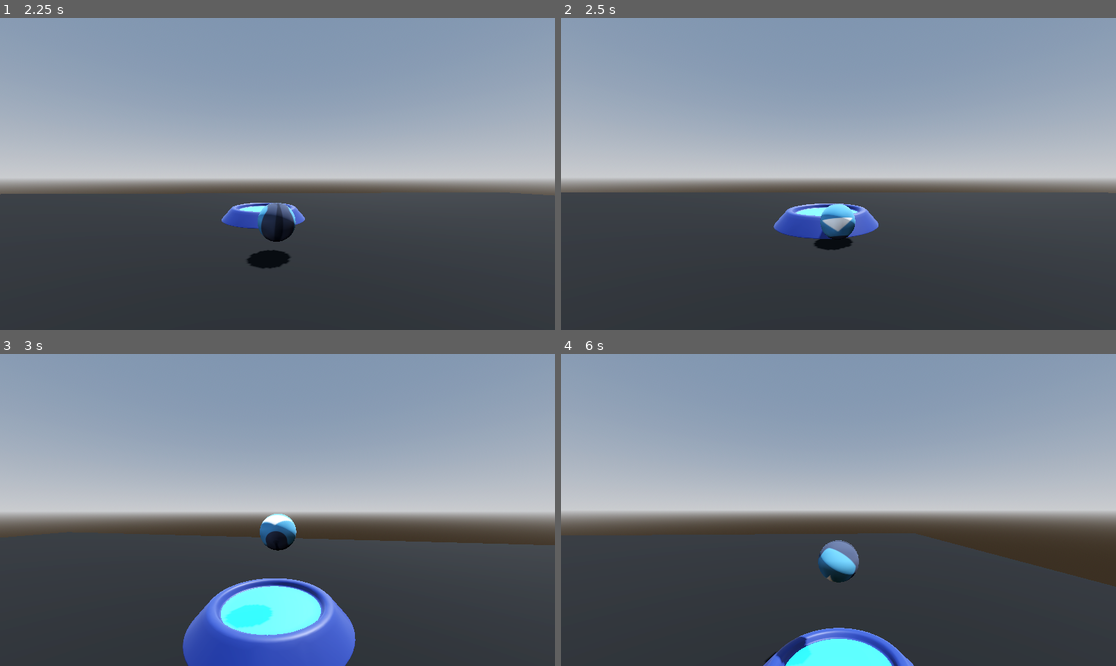
Above: before the commit, frames 1-4 (two rows, left to right).
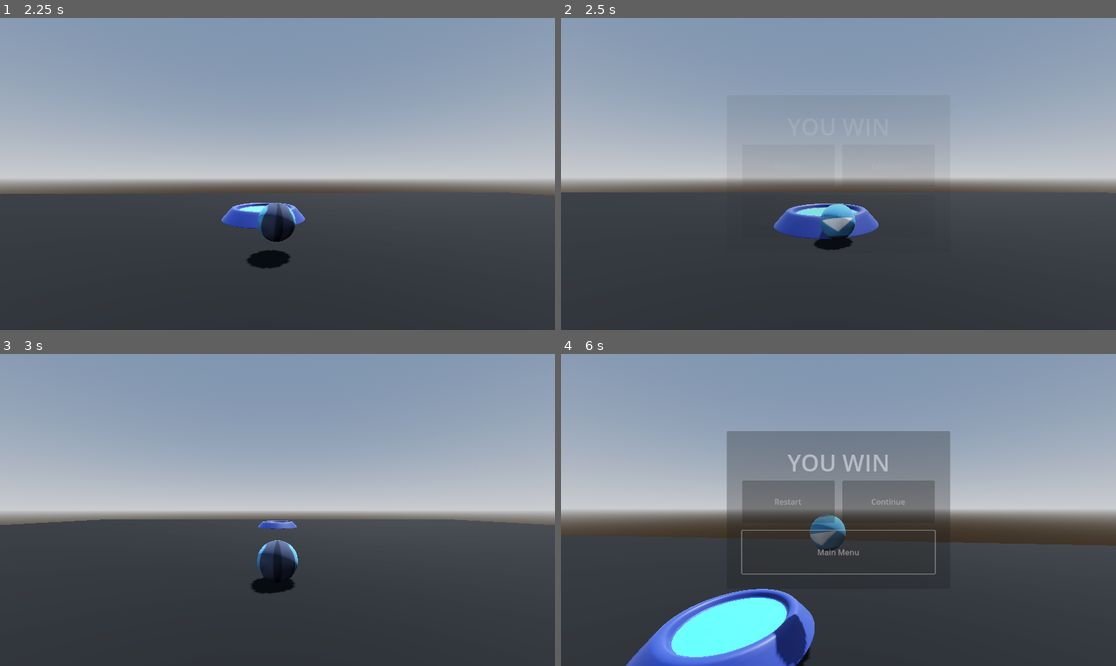
Above: after the commit, the same moments.

Repository: ddon-dev/tiki-boost
Game: Godot game, scene res://scenes/levels/Proto.tscn
The game is run twice, just before and just after one commit, with the same random seed, the same clock (stepped at 60 frames per second) and the same inputs. The engine's default icon, where the game draws it, is replaced by a stand-in: a white triangle on a blue panel in a dark square.
Inputs (mouse positions are in pixels of both pictures, inside the frame that each line leads up to):
- Up to frame 1 (2.25 s): tap Enter at 0.5 s; move the mouse to (305, 174) at 0.52 s; hold W (forward) from 0.53 s (still down); click (305, 174) at 0.6 s; click (305, 174) at 0.77 s; click (305, 174) at 1.07 s; move the mouse to (249, 174) at 1.27 s; tap Space at 1.35 s; click (249, 174) at 1.52 s; click (249, 174) at 1.55 s; click (249, 174) at 1.82 s; move the mouse to (288, 167) at 2.02 s; click (288, 167) at 2.1 s
- Up to frame 2 (2.5 s): keep holding W (forward)
- Up to frame 3 (3 s): release W (forward) at 2.75 s; click (227, 500) at 2.75 s, where only the run after the commit has a clickable "Restart"
- Up to frame 4 (6 s): move the mouse to (832, 516) at 3.52 s; hold W (forward) 3.53-5.75 s; tap Space at 3.6, 5.1 s; click (832, 516) at 3.77 s; click (832, 516) at 3.8 s; click (832, 516) at 4.07 s; move the mouse to (877, 513) at 4.27 s; click (877, 513) at 4.35 s; click (877, 513) at 4.52 s; click (877, 513) at 4.82 s; move the mouse to (794, 506) at 5.02 s; click (794, 506) at 5.27 s; click (794, 506) at 5.3 s; click (794, 506) at 5.57 s; click (838, 553) at 5.75 s, where only the run after the commit has a clickable "Main Menu"

Frame 1 is identical in both runs. In frame 2, 0.4% of the frame differs, in the area x 40-58%, y 59-67%; in frame 3, 12%; in frame 4, 23%, in the area x 11-100%, y 24-100%.

Commit message:
refactor, fixed accumulating jump force bug, improved grounded check logic

Diff:
--- a/assets/shaders/marble_shader.gdshader
+++ /dev/null
@@ -1,66 +0,0 @@
-/*
-	大理石シェーダー by あるる（きのもと 結衣）
-	Marble Shader by Yui Kinomoto @arlez80
-
-	MIT License
-*/
-shader_type spatial;
-// render_mode;
-
-uniform vec4 light_color = vec4( 0.9529411764705882, 0.95683485641634156, 0.981563153113511153, 1.0 );
-uniform vec4 dark_color = vec4( 0.4196078431372549, 0.4196078431372549, 0.4196078431372549, 1.0 );
-
-uniform float front_random_scale = 11.6;
-uniform float back_random_scale = -6.12;
-uniform float front_marble_scale = 15.4;
-uniform float back_marble_scale = 12.1;
-
-vec2 random( vec2 pos )
-{
-	return fract(
-		sin(
-			vec2(
-				dot(pos, vec2(12.9898,78.233))
-			,	dot(pos, vec2(-148.998,-65.233))
-			)
-		) * 43758.5453
-	);
-}
-
-float value_noise( vec2 pos )
-{
-	vec2 p = floor( pos );
-	vec2 f = fract( pos );
-
-	float v00 = random( p + vec2( 0.0, 0.0 ) ).x;
-	float v10 = random( p + vec2( 1.0, 0.0 ) ).x;
-	float v01 = random( p + vec2( 0.0, 1.0 ) ).x;
-	float v11 = random( p + vec2( 1.0, 1.0 ) ).x;
-
-	vec2 u = f * f * ( 3.0 - 2.0 * f );
-
-	return mix( mix( v00, v10, u.x ), mix( v01, v11, u.x ), u.y );
-}
-
-float noise_tex( vec2 p )
-{
-	return (
-		value_noise( p * 0.984864 ) * 0.5
-	+	value_noise( p * 2.543 ) * 0.25
-	+	value_noise( p * 9.543543 ) * 0.125
-	+	value_noise( p * 21.65436 ) * 0.0625
-	+	value_noise( p * 42.0 ) * 0.03125
-	+	value_noise( p * 87.135148 ) * 0.015625
-	+	value_noise( p * 340.66534654 ) * 0.0078125
-	);
-}
-
-void fragment( )
-{
-	float a = noise_tex( UV * front_random_scale );
-	float b = noise_tex( UV * back_random_scale );
-
-	ALBEDO = mix( dark_color, light_color, clamp( abs( cos( a * front_marble_scale ) + sin( b * back_marble_scale ) * 0.4 ), 0.0, 1.0 ) ).rgb;
-	METALLIC = 0.35;
-	ROUGHNESS = 0.02;
-}
--- a/project.godot
+++ b/project.godot
@@ -19,7 +19,9 @@
 
 folder_colors={
 "res://assets/": "blue",
-"res://scenes/": "red"
+"res://autoloads/": "purple",
+"res://scenes/": "red",
+"res://scripts/": "yellow"
 }
 
 [input]
@@ -47,7 +49,7 @@
 jump={
 "deadzone": 0.2,
 "events": [Object(InputEventMouseButton,"resource_local_to_scene":false,"resource_name":"","device":-1,"window_id":0,"a …(253 unchanged characters)…
-]
+, null]
 }
 sprint={
 "deadzone": 0.2,
--- a/scenes/levels/Proto.tscn
+++ b/scenes/levels/Proto.tscn
@@ -1,7 +1,9 @@
-[gd_scene load_steps=7 format=3 uid="uid://r5802t4ayrt0"]
+[gd_scene load_steps=9 format=3 uid="uid://r5802t4ayrt0"]
 
 [ext_resource type="PackedScene" uid="uid://bguscvtdsubse" path="res://scenes/player/Player.tscn" id="1_a6j5x"]
+[ext_resource type="Script" uid="uid://b8fx2gpqpf8tp" path="res://scripts/levels/level_manager.gd" id="2_rsu2w"]
 [ext_resource type="PackedScene" uid="uid://c1bkxh8p1litp" path="res://scenes/objects/FinishPoint.tscn" id="2_u1lr8"]
+[ext_resource type="PackedScene" uid="uid://c5teqd0w4tca1" path="res://scenes/ui/ProtoWinScreen.tscn" id="3_4t2bw"]
 
 [sub_resource type="StandardMaterial3D" id="StandardMaterial3D_6gjf6"]
 albedo_color = Color(0, 0, 0, 1)
@@ -21,6 +23,10 @@
 
 [node name="Proto" type="Node3D"]
 
+[node name="LevelManager" type="Node" parent="."]
+unique_name_in_owner = true
+script = ExtResource("2_rsu2w")
+
 [node name="Terrain" type="Node" parent="."]
 
 [node name="Ground" type="CSGBox3D" parent="Terrain"]
@@ -31,29 +37,37 @@
 collision_mask = 0
 size = Vector3(64, 1, 64)
 
-[node name="CSGBox3D" type="CSGBox3D" parent="Terrain"]
-transform = Transform3D(1, 0, 0, 0, 1, 0, 0, 0, 1, 0, 0, 15)
+[node name="CSGCylinder3D" type="CSGCylinder3D" parent="Terrain"]
+transform = Transform3D(1, 0, 0, 0, 1, 0, 0, 0, 1, 0, 0, 19.759386)
+use_collision = true
+collision_layer = 2
+radius = 3.0
+sides = 50
+
+[node name="CSGBox3D" type="CSGBox3D" parent="Terrain/CSGCylinder3D"]
+transform = Transform3D(1, 0, 0, 0, 1, 0, 0, 0, 1, 0, 0, 2.0473633)
+operation = 1
 use_collision = true
 collision_layer = 2
 collision_mask = 0
 size = Vector3(5, 1, 1)
 
-[node name="CSGBox3D2" type="CSGBox3D" parent="Terrain"]
-transform = Transform3D(1, 0, 0, 0, 1, 0, 0, 0, 1, 0, 0, 11)
+[node name="CSGBox3D2" type="CSGBox3D" parent="Terrain/CSGCylinder3D/CSGBox3D"]
+transform = Transform3D(1, 0, 0, 0, 1, 0, 0, 0, 1, 0, 0, -4)
 use_collision = true
 collision_layer = 2
 collision_mask = 0
 size = Vector3(5, 1, 1)
 
-[node name="CSGBox3D3" type="CSGBox3D" parent="Terrain"]
-transform = Transform3D(-4.371139e-08, 0, -1, 0, 1, 0, 1, 0, -4.371139e-08, -2, 0, 13)
+[node name="CSGBox3D3" type="CSGBox3D" parent="Terrain/CSGCylinder3D/CSGBox3D"]
+transform = Transform3D(-4.371139e-08, 0, -1, 0, 1, 0, 1, 0, -4.371139e-08, -2, 0, -2)
 use_collision = true
 collision_layer = 2
 collision_mask = 0
 size = Vector3(5, 1, 1)
 
-[node name="CSGBox3D4" type="CSGBox3D" parent="Terrain"]
-transform = Transform3D(-4.371139e-08, 0, -1, 0, 1, 0, 1, 0, -4.371139e-08, 2, 0, 13)
+[node name="CSGBox3D4" type="CSGBox3D" parent="Terrain/CSGCylinder3D/CSGBox3D"]
+transform = Transform3D(-4.371139e-08, 0, -1, 0, 1, 0, 1, 0, -4.371139e-08, 2, 0, -2)
 use_collision = true
 collision_layer = 2
 collision_mask = 0
@@ -66,7 +80,13 @@
 transform = Transform3D(-0.8660254, -0.43301278, 0.25, 0, 0.49999997, 0.86602545, -0.50000006, 0.75, -0.43301266, 0, 0, 0)
 shadow_enabled = true
 
-[node name="PlayerRigidBody" parent="." instance=ExtResource("1_a6j5x")]
+[node name="Player" parent="." instance=ExtResource("1_a6j5x")]
 
 [node name="FinishPoint" parent="." instance=ExtResource("2_u1lr8")]
 transform = Transform3D(1, 0, 0, 0, 1, 0, 0, 0, 1, 0, -0.4208498, -16)
+
+[node name="UI" type="CanvasLayer" parent="."]
+
+[node name="ProtoWinScreen" parent="UI" instance=ExtResource("3_4t2bw")]
+visible = false
+modulate = Color(1, 1, 1, 0)
--- /dev/null
+++ b/scenes/objects/DeathZone.tscn
@@ -0,0 +1,15 @@
+[gd_scene load_steps=3 format=3 uid="uid://1tjylehjm63n"]
+
+[ext_resource type="Script" uid="uid://cpcl5cmmlu7xn" path="res://scripts/objects/death_zone.gd" id="1_c8b0k"]
+
+[sub_resource type="WorldBoundaryShape3D" id="WorldBoundaryShape3D_jj4px"]
+
+[node name="DeathZone" type="Node3D"]
+script = ExtResource("1_c8b0k")
+
+[node name="Area3D" type="Area3D" parent="."]
+
+[node name="CollisionShape3D" type="CollisionShape3D" parent="Area3D"]
+shape = SubResource("WorldBoundaryShape3D_jj4px")
+
+[connection signal="body_entered" from="Area3D" to="." method="_on_area_3d_body_entered"]
--- a/scenes/objects/FinishPoint.tscn
+++ b/scenes/objects/FinishPoint.tscn
@@ -1,7 +1,7 @@
 [gd_scene load_steps=4 format=3 uid="uid://c1bkxh8p1litp"]
 
-[ext_resource type="Script" uid="uid://sekcummsah5a" path="res://scenes/objects/finish_point.gd" id="1_2fa4v"]
-[ext_resource type="PackedScene" uid="uid://w0jfuhrs5lxo" path="res://assets/meshes/FinishPad.glb" id="1_rlt3t"]
+[ext_resource type="Script" uid="uid://sekcummsah5a" path="res://scripts/objects/finish_point.gd" id="1_2fa4v"]
+[ext_resource type="PackedScene" uid="uid://w0jfuhrs5lxo" path="res://assets/models/FinishPad.glb" id="1_rlt3t"]
 
 [sub_resource type="SphereShape3D" id="SphereShape3D_rlt3t"]
 radius = 3.0
--- a/scenes/objects/finish_point.gd
+++ /dev/null
@@ -1,5 +0,0 @@
-extends Node3D
-
-func _on_finish_area_body_entered(body: Node3D) -> void:
-	if body.owner.is_in_group("player"):
-		body.entered_level_finish_point.emit()
--- a/scenes/player/Player.tscn
+++ b/scenes/player/Player.tscn
@@ -1,9 +1,9 @@
 [gd_scene load_steps=9 format=3 uid="uid://bguscvtdsubse"]
 
 [ext_resource type="Texture2D" uid="uid://ce6yr0wy8nkns" path="res://icon.svg" id="1_g1eag"]
-[ext_resource type="Script" uid="uid://djiifaqjw6fvn" path="res://scenes/player/marble.gd" id="1_gmlin"]
-[ext_resource type="Script" uid="uid://cfnlnq2oyww3u" path="res://scenes/player/camera_container.gd" id="2_lr6ob"]
-[ext_resource type="Script" uid="uid://bfp2ypo23idxt" path="res://scenes/player/ground_check_ray.gd" id="4_524rm"]
+[ext_resource type="Script" uid="uid://djiifaqjw6fvn" path="res://scripts/player/marble.gd" id="1_gmlin"]
+[ext_resource type="Script" uid="uid://dmcm12douotfi" path="res://scripts/player/player.gd" id="1_tpg5x"]
+[ext_resource type="Script" uid="uid://cfnlnq2oyww3u" path="res://scripts/player/camera_container.gd" id="2_lr6ob"]
 
 [sub_resource type="PhysicsMaterial" id="PhysicsMaterial_lr6ob"]
 bounce = 0.5
@@ -15,7 +15,8 @@
 [sub_resource type="StandardMaterial3D" id="StandardMaterial3D_l0f2b"]
 albedo_texture = ExtResource("1_g1eag")
 
-[node name="PlayerRigidBody" type="Node3D" groups=["player"]]
+[node name="Player" type="Node3D" groups=["player"]]
+script = ExtResource("1_tpg5x")
 
 [node name="Marble" type="RigidBody3D" parent="."]
 unique_name_in_owner = true
@@ -32,7 +33,15 @@
 mesh = SubResource("SphereMesh_lkvwd")
 surface_material_override/0 = SubResource("StandardMaterial3D_l0f2b")
 
+[node name="GroundCheckRay" type="RayCast3D" parent="."]
+unique_name_in_owner = true
+target_position = Vector3(0, -0.7, 0)
+collision_mask = 2
+debug_shape_custom_color = Color(1, 0, 0, 1)
+debug_shape_thickness = 5
+
 [node name="CameraContainer" type="Node3D" parent="."]
+unique_name_in_owner = true
 script = ExtResource("2_lr6ob")
 
 [node name="HRotation" type="Node3D" parent="CameraContainer"]
@@ -49,11 +58,3 @@
 [node name="Camera3D" type="Camera3D" parent="CameraContainer/HRotation/VRotation/SpringArm3D"]
 unique_name_in_owner = true
 current = true
-
-[node name="GroundCheckRay" type="RayCast3D" parent="."]
-target_position = Vector3(0, -0.6, 0)
-collision_mask = 2
-script = ExtResource("4_524rm")
-
-[connection signal="entered_level_finish_point" from="Marble" to="Marble" method="on_level_finish_point"]
-[connection signal="entered_level_finish_point" from="Marble" to="CameraContainer" method="on_level_finish_point"]
--- a/scenes/player/ground_check_ray.gd
+++ /dev/null
@@ -1,11 +0,0 @@
-extends RayCast3D
-
-@onready var marble: Marble = %Marble
-
-func _physics_process(_delta: float) -> void:
-	global_position = marble.get_node("MeshInstance3D").global_position
-
-	if is_colliding():
-		marble.grounded = true
-	else:
-		marble.grounded = false
--- /dev/null
+++ b/scenes/ui/ProtoWinScreen.tscn
@@ -0,0 +1,75 @@
+[gd_scene load_steps=3 format=3 uid="uid://c5teqd0w4tca1"]
+
+[ext_resource type="Script" uid="uid://o0euwhh5gq4t" path="res://scripts/ui/proto_win_screen.gd" id="1_iywrl"]
+
+[sub_resource type="LabelSettings" id="LabelSettings_bhkeh"]
+font_size = 48
+
+[node name="WinScreen" type="Control"]
+layout_mode = 3
+anchors_preset = 15
+anchor_right = 1.0
+anchor_bottom = 1.0
+grow_horizontal = 2
+grow_vertical = 2
+script = ExtResource("1_iywrl")
+
+[node name="PanelContainer" type="PanelContainer" parent="."]
+layout_mode = 1
+anchors_preset = -1
+anchor_left = 0.2986111
+anchor_top = 0.24691358
+anchor_right = 0.7013889
+anchor_bottom = 0.75308645
+grow_horizontal = 2
+grow_vertical = 2
+metadata/_edit_use_anchors_ = true
+
+[node name="MarginContainer" type="MarginContainer" parent="PanelContainer"]
+layout_mode = 2
+theme_override_constants/margin_left = 32
+theme_override_constants/margin_top = 32
+theme_override_constants/margin_right = 32
+theme_override_constants/margin_bottom = 32
+
+[node name="VBoxContainer" type="VBoxContainer" parent="PanelContainer/MarginContainer"]
+layout_mode = 2
+alignment = 1
+
+[node name="YouWinLabel" type="Label" parent="PanelContainer/MarginContainer/VBoxContainer"]
+layout_mode = 2
+size_flags_horizontal = 4
+text = "YOU WIN"
+label_settings = SubResource("LabelSettings_bhkeh")
+horizontal_alignment = 1
+vertical_alignment = 1
+
+[node name="VBoxContainer" type="VBoxContainer" parent="PanelContainer/MarginContainer/VBoxContainer"]
+layout_mode = 2
+size_flags_vertical = 3
+theme_override_constants/separation = 16
+alignment = 1
+
+[node name="HBoxContainer" type="HBoxContainer" parent="PanelContainer/MarginContainer/VBoxContainer/VBoxContainer"]
+layout_mode = 2
+size_flags_vertical = 3
+theme_override_constants/separation = 16
+alignment = 1
+
+[node name="RestartButton" type="Button" parent="PanelContainer/MarginContainer/VBoxContainer/VBoxContainer/HBoxContainer"]
+unique_name_in_owner = true
+layout_mode = 2
+size_flags_horizontal = 3
+text = "Restart"
+
+[node name="ContinueButton" type="Button" parent="PanelContainer/MarginContainer/VBoxContainer/VBoxContainer/HBoxContainer"]
+unique_name_in_owner = true
+layout_mode = 2
+size_flags_horizontal = 3
+text = "Continue"
+
+[node name="MenuButton" type="Button" parent="PanelContainer/MarginContainer/VBoxContainer/VBoxContainer"]
+unique_name_in_owner = true
+layout_mode = 2
+size_flags_vertical = 3
+text = "Main Menu"
--- /dev/null
+++ b/scripts/levels/level_manager.gd
@@ -0,0 +1,6 @@
+class_name LevelManager extends Node
+
+@warning_ignore_start("unused_signal")
+signal level_finished
+
+# Lógica del reloj del nivel, puntaje y checkpoints
--- /dev/null
+++ b/scripts/objects/death_zone.gd
@@ -0,0 +1,5 @@
+extends Node3D
+
+func _on_area_3d_body_entered(body: Node3D) -> void:
+	if body is Player:
+		pass
--- /dev/null
+++ b/scripts/objects/finish_point.gd
@@ -0,0 +1,8 @@
+class_name FinishPoint extends Node3D
+
+@onready var level_manager: LevelManager = %LevelManager
+
+func _on_finish_area_body_entered(body: Node3D) -> void:
+	if body is Marble:
+		level_manager.level_finished.emit()
+		Input.set_mouse_mode(Input.MOUSE_MODE_VISIBLE)
--- a/scenes/player/camera_container.gd
+++ b/scripts/player/camera_container.gd
@@ -47,9 +47,3 @@
 			KEY_ESCAPE: Input.set_mouse_mode(Input.MOUSE_MODE_VISIBLE)
 			KEY_SPACE: Input.set_mouse_mode(Input.MOUSE_MODE_CAPTURED)
 			_: pass
-
-
-
-func on_level_finish_point() -> void:
-	level_finished = true
-	smooth_camera_tolerance = 0.1
--- a/scenes/player/marble.gd
+++ b/scripts/player/marble.gd
@@ -6,17 +6,17 @@
 @export var finish_decel: float = 0.25
 
 @onready var camera: Camera3D = %Camera3D
+@onready var ground_check_ray: RayCast3D = %GroundCheckRay
 
-@warning_ignore("unused_signal")
-signal entered_level_finish_point
-
-var grounded: bool
 var can_move: bool = true
 var level_finished: bool = false
 
 func _physics_process(delta: float) -> void:
+	ground_check_ray.global_position = global_position
+	ground_check_ray.force_raycast_update()
+
 	if can_move:
-		movement(delta)
+		_movement(delta)
 
 	if level_finished: gravity_scale = move_toward(gravity_scale, 0.0, finish_decel * delta)
 
@@ -25,10 +25,10 @@
 	if abs(linear_velocity.z) - max_velocity > 0.0:
 		linear_velocity.z = -max_velocity
 
-	if Input.is_action_just_pressed("jump") && grounded:
-		jump()
+	if Input.is_action_just_pressed("jump") && ground_check_ray.is_colliding():
+		_jump()
 
-func movement(delta: float) -> void:
+func _movement(delta: float) -> void:
 	# f_input o forward_input, movimiento hacia adelante y hacia atrás
 	var f_input = (Input.get_action_raw_strength("backward") -  Input.get_action_raw_strength("forward"))
 	# h_input o horizontal_input, movimiento hacia los lados
@@ -44,9 +44,5 @@
 	apply_central_force(f_direction * move_speed * delta)
 	apply_central_force(h_direction * move_speed * delta)
 
-func jump() -> void:
-	apply_central_impulse(Vector3.UP * jump_force)
-
-func on_level_finish_point() -> void:
-	level_finished = true
-	can_move = false
+func _jump() -> void:
+	set_axis_velocity(Vector3.UP * jump_force)
--- /dev/null
+++ b/scripts/player/player.gd
@@ -0,0 +1,14 @@
+class_name Player extends Node3D
+
+@onready var level_manager: LevelManager = %LevelManager
+@onready var marble: Marble = %Marble
+@onready var camera: CameraContainer = %CameraContainer
+
+func _ready() -> void:
+	level_manager.level_finished.connect(_on_level_finished)
+
+func _on_level_finished() -> void:
+	marble.level_finished = true
+	marble.can_move = false
+	camera.level_finished = true
+	camera.smooth_camera_tolerance = 0.1
--- /dev/null
+++ b/scripts/ui/proto_win_screen.gd
@@ -0,0 +1,26 @@
+extends Control
+
+@onready var level_manager: LevelManager = %LevelManager
+@onready var restart_button: Button = %RestartButton
+@onready var continue_button: Button = %ContinueButton
+@onready var menu_button: Button = %MenuButton
+
+func _ready() -> void:
+	level_manager.level_finished.connect(_on_level_finished)
+
+	restart_button.pressed.connect(_on_restart_button_pressed)
+	continue_button.pressed.connect(_on_continue_button_pressed)
+	menu_button.pressed.connect(_on_menu_button_pressed)
+
+func _on_restart_button_pressed() -> void:
+	get_tree().reload_current_scene()
+
+func _on_continue_button_pressed() -> void:
+	pass
+
+func _on_menu_button_pressed() -> void:
+	pass
+
+func _on_level_finished() -> void:
+	visible = true
+	create_tween().tween_property(self, "modulate:a", 1.0, 0.75)
Renamed: assets/meshes/FinishPad.glb -> assets/models/FinishPad.glb
Not shown, changed: assets/models/FinishPad.glb.import
Not shown, removed: assets/shaders/marble_shader.gdshader.uid
Not shown, removed: scenes/player/ground_check_ray.gd.uid
Not shown, added: scripts/levels/level_manager.gd.uid
Not shown, added: scripts/objects/death_zone.gd.uid
Renamed: scenes/objects/finish_point.gd.uid -> scripts/objects/finish_point.gd.uid
Renamed: scenes/player/camera_container.gd.uid -> scripts/player/camera_container.gd.uid
Renamed: scenes/player/marble.gd.uid -> scripts/player/marble.gd.uid
Not shown, added: scripts/player/player.gd.uid
Not shown, added: scripts/ui/proto_win_screen.gd.uid
